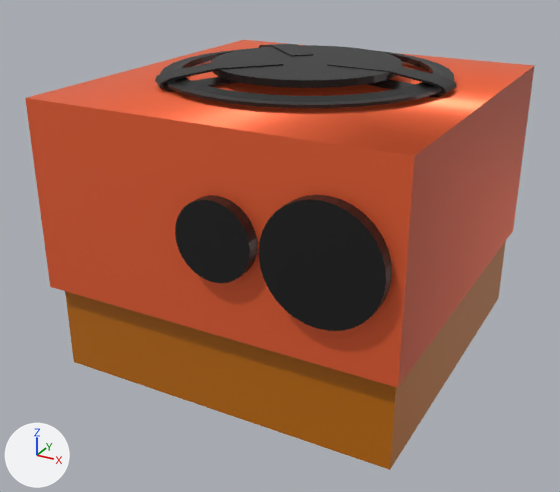
Two versions of the FBX model Assets/Models/stove.fbx, one commit apart.
The view is the same before and after, from a 50 mm camera at (5.64, -11.12, 4.99) aimed at (-0.12, -0.65, -0.24). Arrows for +X, +Y and +Z are at lower left; the lights stay in place. Where no turn or scale is listed for an object, it has been applied to the vertices. Vertices at the same position are counted once.

Before the edit, the objects in view are built like this:
```python
ob_countertop1_001 = bpy.data.objects.new('Countertop1.001', me_countertop1_001)
ob_countertop1_001.location = (-2.95, 2.93, 2.13)
ob_fireplace = bpy.data.objects.new('firePlace', me_circle_002)
ob_fireplace.location = (0.0, 0.0, 2.73)
ob_grid = bpy.data.objects.new('grid', me_circle_005)
ob_grid.location = (0.0, 0.0, 2.58)
ob_plane = bpy.data.objects.new('Plane', me_plane_004)
ob_plane.location = (2.01, 0.0, 2.57)
ob_plane.rotation_euler = (0.0, 0.0893, 0.0)  # degrees (0, 5.1, 0)
ob_plane.scale = (-1.02, -0.25, -1.02)
ob_plane_001 = bpy.data.objects.new('Plane.001', me_plane_005)
ob_plane_001.location = (-1.38, -1.47, 2.57)
ob_plane_001.rotation_euler = (0.0, 0.0893, -2.356)  # degrees (0, 5.1, -135)
ob_plane_001.scale = (-1.02, -0.25, -1.02)
ob_plane_002 = bpy.data.objects.new('Plane.002', me_plane_006)
ob_plane_002.location = (-1.37, 1.48, 2.57)
ob_plane_002.rotation_euler = (0.0, 0.0893, 2.356)  # degrees (0, 5.1, 135)
ob_plane_002.scale = (-1.02, -0.25, -1.02)
# also in view: 'button2' at (1.26, -3.21, 0.93)
```
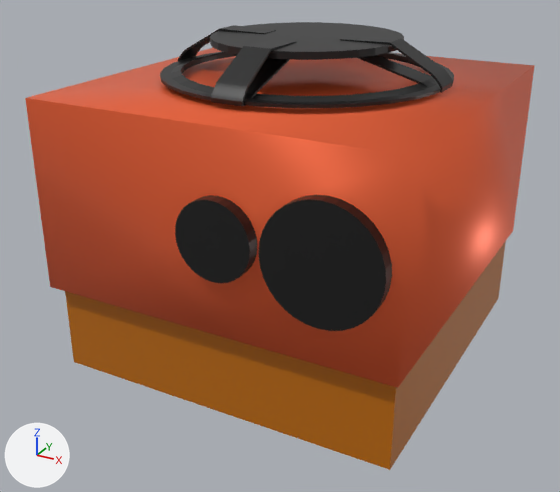
Commit message: fix: fix visual issues on stove

Location of each change, (x1, y1, x2, y2) in pixels of the pictures (560 x 492 px; the box of a moved part takes in the faces that stretch with it):
'firePlace', moved
    before: (211, 45, 403, 88)
    after: (210, 22, 404, 60)
'Plane.001', reshaped, moved, turned
    before: (155, 60, 283, 92)
    after: (211, 40, 296, 106)
'Plane', reshaped, moved (13% narrower, 49% taller)
    before: (327, 60, 457, 98)
    after: (340, 36, 453, 93)
'Plane.002', reshaped, moved, turned
    before: (258, 44, 313, 56)
    after: (178, 25, 276, 61)
part 3 of me_countertop1_001, moved or reshaped
    both: (398, 66, 534, 387)

Edits to the bpy script that builds the scene:
```text
Change me_plane_004:
    used by ob_plane; location = (2.01, 0.0, 2.57); rotation_euler = (0.0, 0.0893, 0.0), in degrees (0, 5.1, 0); scale = (-1.02, -0.25, -1.02)
    remove me_plane_004.from_pydata(...)  # 64 vertices, 60 faces; spans x -0.36..1.54, y -1.0..1.0, z -0.13..0.12
    add me_plane_004.from_pydata(...)  # 64 vertices, 60 faces; spans x -0.32..1.44, y -1.0..1.0, z -0.34..0.22
    me_plane_004 part 1: 64 of 64 vertices moved; they spanned x -0.36..1.54, y -1.0..1.0, z -0.13..0.12 and now span x -0.32..1.44, y -1.0..1.0, z -0.34..0.22; mean shift (0.0, 0.0, 0.06); largest move (1.54, -0.76, -0.04) -> (1.36, -0.76, -0.25)
Change me_countertop1_001:
    where me_countertop1_001.from_pydata(...)  # 24 vertices, 21 faces; spans x 0.0..5.89, y -6.07..0.0, z -4.22..0.32
    used by ob_countertop1_001; location = (-2.95, 2.93, 2.13)
    me_countertop1_001 part 3
    8 faces are deleted
    3 new faces join them, mat_countertop_material (orange #ff6c3e)
    5 new faces join them, mat_cabinet_material (orange #bc6b00)
Change me_plane_005:
    used by ob_plane_001; location = (-1.38, -1.47, 2.57); rotation_euler = (0.0, 0.0893, -2.356), in degrees (0, 5.1, -135); scale = (-1.02, -0.25, -1.02)
    remove me_plane_005.from_pydata(...)  # 64 vertices, 60 faces; spans x -0.36..1.54, y -1.0..1.0, z -0.13..0.12
    add me_plane_005.from_pydata(...)  # 64 vertices, 60 faces; spans x -0.32..1.44, y -1.0..1.0, z -0.34..0.22
    me_plane_005 part 4: 64 of 64 vertices moved; they spanned x -0.36..1.54, y -1.0..1.0, z -0.13..0.12 and now span x -0.32..1.44, y -1.0..1.0, z -0.34..0.22; mean shift (0.0, 0.0, 0.06); largest move (1.54, -0.76, -0.04) -> (1.36, -0.76, -0.25)
Change me_plane_006:
    used by ob_plane_002; location = (-1.37, 1.48, 2.57); rotation_euler = (0.0, 0.0893, 2.356), in degrees (0, 5.1, 135); scale = (-1.02, -0.25, -1.02)
    remove me_plane_006.from_pydata(...)  # 64 vertices, 60 faces; spans x -0.36..1.54, y -1.0..1.0, z -0.13..0.12
    add me_plane_006.from_pydata(...)  # 64 vertices, 60 faces; spans x -0.32..1.44, y -1.0..1.0, z -0.34..0.22
    me_plane_006 part 2: 64 of 64 vertices moved; they spanned x -0.36..1.54, y -1.0..1.0, z -0.13..0.12 and now span x -0.32..1.44, y -1.0..1.0, z -0.34..0.22; mean shift (0.0, 0.0, 0.06); largest move (1.54, -0.76, -0.04) -> (1.36, -0.76, -0.25)
Change ob_plane:
    ob_plane.location: (2.01, 0.0, 2.57) -> (2.01, 0.0, 2.76)
Change ob_plane_001:
    ob_plane_001.location: (-1.38, -1.47, 2.57) -> (-0.01, -2.05, 2.76)
    ob_plane_001.rotation_euler: (0.0, 0.0893, -2.356) -> (0.0, 0.0893, -1.571)  # degrees (0, 5.1, -135) -> degrees (0, 5.1, -90)
Change ob_plane_002:
    ob_plane_002.location: (-1.37, 1.48, 2.57) -> (-2.02, 0.0, 2.76)
    ob_plane_002.rotation_euler: (0.0, 0.0893, 2.356) -> (0.0, 0.0893, -3.142)  # degrees (0, 5.1, 135) -> degrees (0, 5.1, -180)
Change ob_fireplace:
    ob_fireplace.location: (0.0, 0.0, 2.73) -> (0.0, 0.0, 3.13)
```
